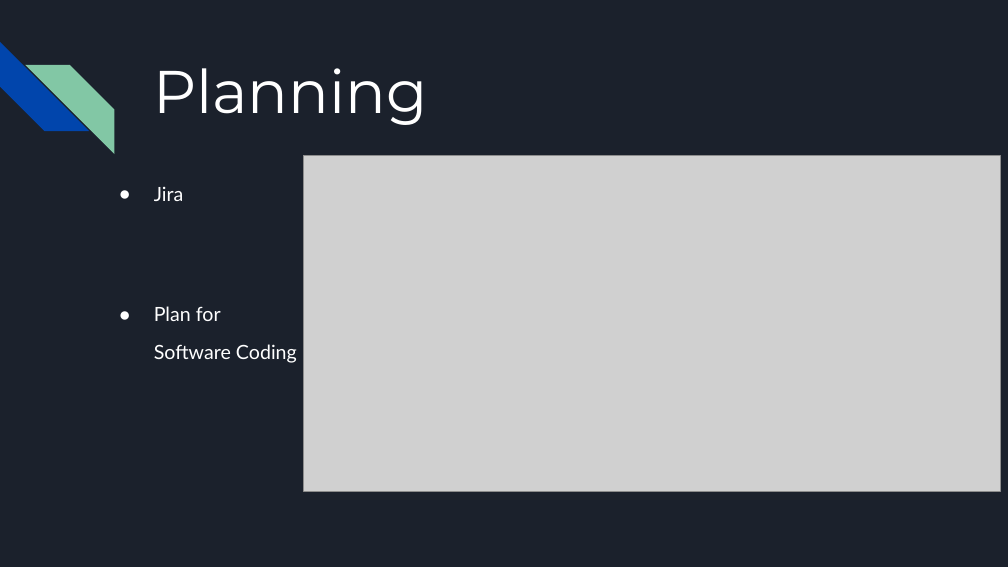
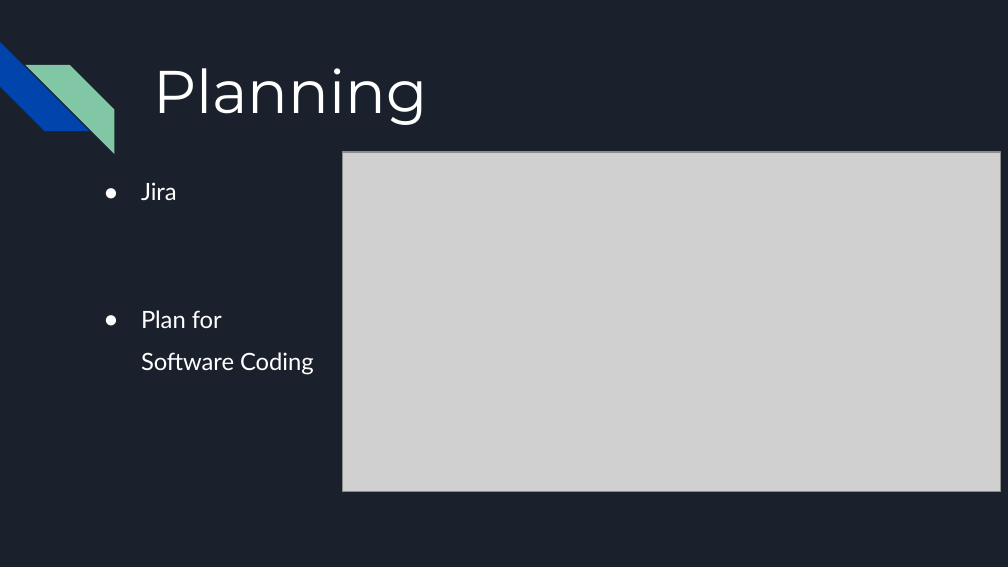
Before and after one commit to raihanp123/CRUD-Project, a slide deck: slide 5 of Documentation and Presentation/TVShow Crud Project.pptx. Drawn at 1008x567 pixels with LibreOffice and Linux fonts; fonts in the diff are those of the drawing; grey boxes stand for pictures. Boxes give left, top, right and bottom in pixels: in the first picture for what was removed or moved away, otherwise in the second. Text is boxed around its words. In the diff, an @@ line names an element or a change of style, - is before the commit and + after.

```diff
--- a/Documentation and Presentation/TVShow Crud Project.pptx
+++ b/Documentation and Presentation/TVShow Crud Project.pptx
@@ text "Jira": place and size @@
-text "Jira" at box(154, 187, 297, 363)
+text "Jira" at box(141, 182, 314, 375)
@@ text "Jira" at box(141, 182, 314, 375): size 14 to 17 pt; indent changed; line spacing 1.05 to 0.9 @@
@@ picture: place and size @@
-picture at box(303, 156, 1000, 492)
+picture at box(343, 152, 1001, 492)
```
Also in this commit, not shown: 1 other slide changed.
